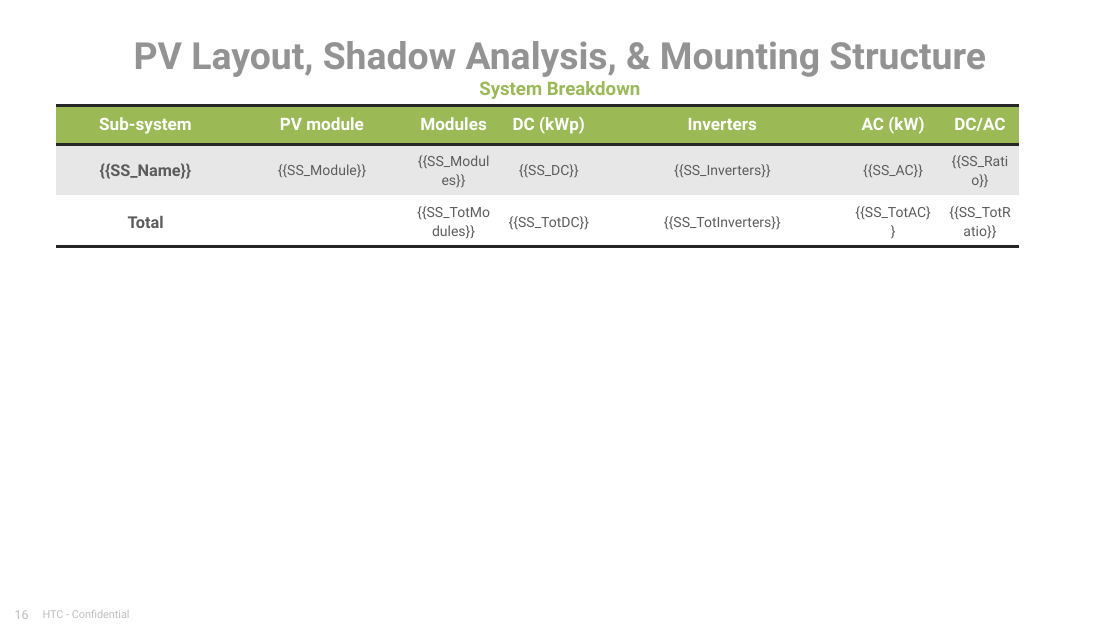
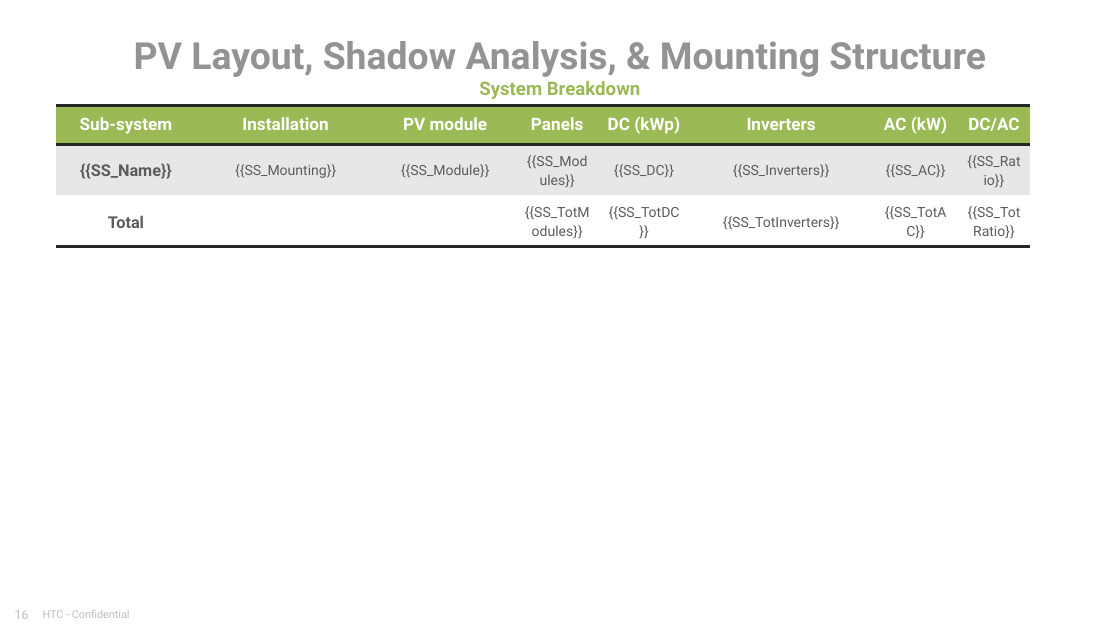
Before and after one commit to MohammedAlLawati/pv-toolkit, a slide deck: slide 16 of web/templates/offer_deck.pptx. Drawn at 1120x630 pixels with LibreOffice and Linux fonts; fonts in the diff are those of the drawing. Boxes give left, top, right and bottom in pixels: in the first picture for what was removed or moved away, otherwise in the second. Text is boxed around its words. In the diff, an @@ line names an element or a change of style, - is before the commit and + after.

```diff
--- a/web/templates/offer_deck.pptx
+++ b/web/templates/offer_deck.pptx
@@ table at bbox=[56, 105, 1030, 246] @@
+column 2: Installation | {{SS_Mounting}} | 
-column 4, row 1: Modules
+column 4, row 1: Panels
@@ table: place and size @@
-table at bbox=[56, 105, 1019, 246]
+table at bbox=[56, 105, 1030, 246]
```
Also in this commit, not shown: 6 other files.
